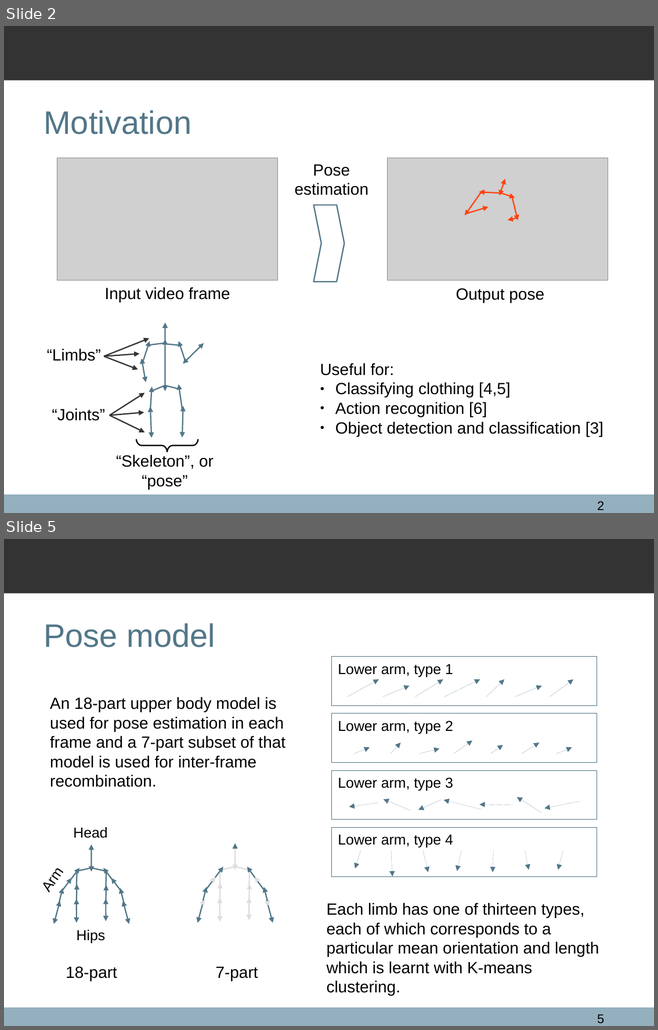
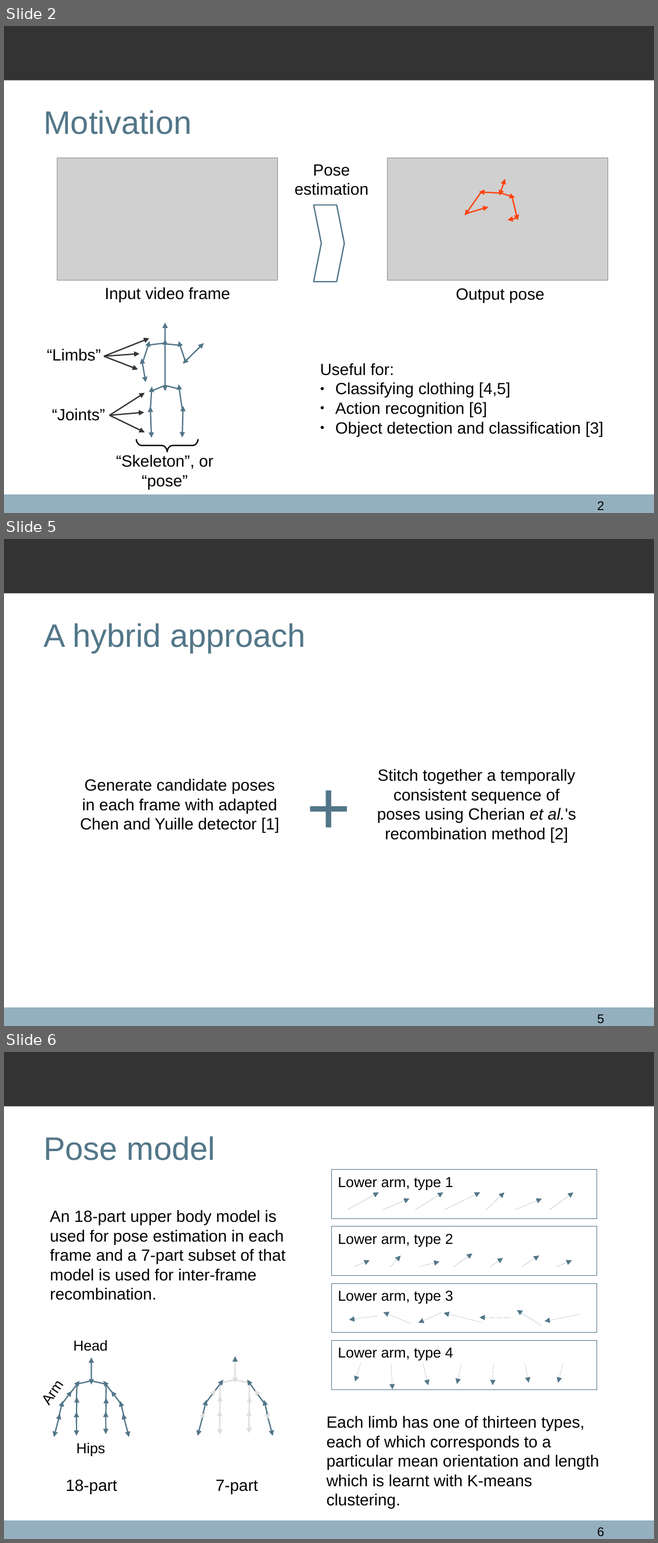
Before and after one commit to qxcv/comp2560, a slide deck: presentation/presentation.odp. Shown one above the other, each under a label of ours: slides 2 and 5 before the commit, slides 2, 5 and 6 after it; the slides between them are not shown. The pictures are 658x1030 and 658x1543 pixels, drawn with LibreOffice and Linux fonts; fonts in the diff are those of the drawing; grey boxes stand for pictures; background and template pictures are left out. Boxes give left, top, right and bottom in pixels: in the first picture for what was removed or moved away, otherwise in the second. Text is boxed around its words. In the diff, an @@ line names an element or a change of style, - is before the commit and + after.

```diff
--- a/presentation/presentation.odp
+++ b/presentation/presentation.odp
@@ slide 5 added at (4, 539, 654, 1026), background #FFFFFF; not listed: 2 template elements that a slide beside it also shows @@
@@ title added at (43, 623, 305, 652), 36 pt, text #527688 @@
+A hybrid approach
@@ text added at (294, 755, 363, 853), 84 pt, text #527688 @@
++
@@ text added at (80, 779, 279, 832), 18 pt, text #000000 @@
+Generate candidate poses in each frame with adapted Chen and Yuille detector [1]
@@ text added at (377, 769, 576, 842), 18 pt, text #000000 @@
+Stitch together a temporally consistent sequence of poses using Cherian et al.'s recombination method [2]
@@ page number added at (597, 1015, 604, 1023), 14 pt, text #000000 @@
+5
@@ what was slide 5 is now slide 6 @@
@@ page number at (597, 1528, 604, 1536): text changed @@
-5
+6
```
Also in this commit, not shown: 4 slides changed, 1 other slide added, 1 other file.
